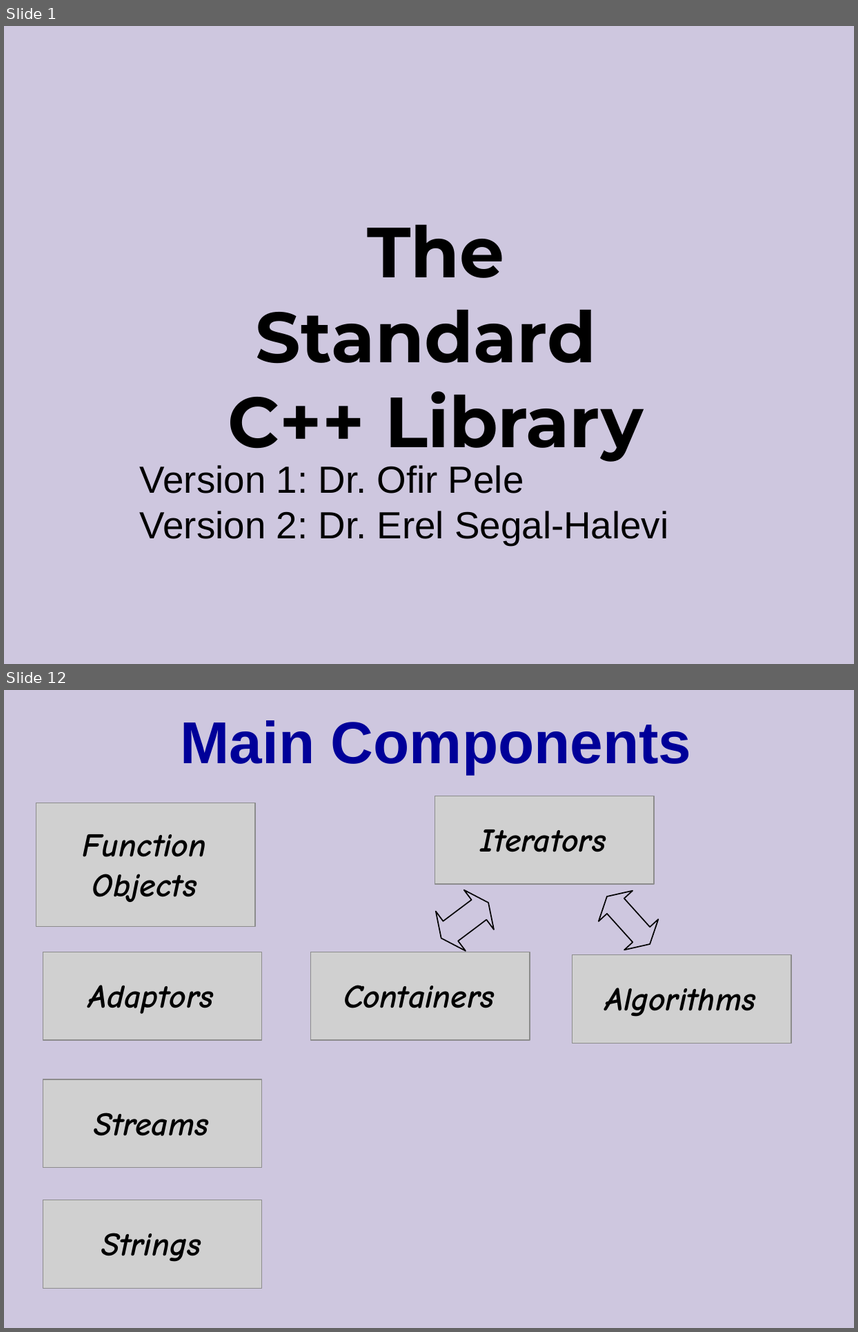
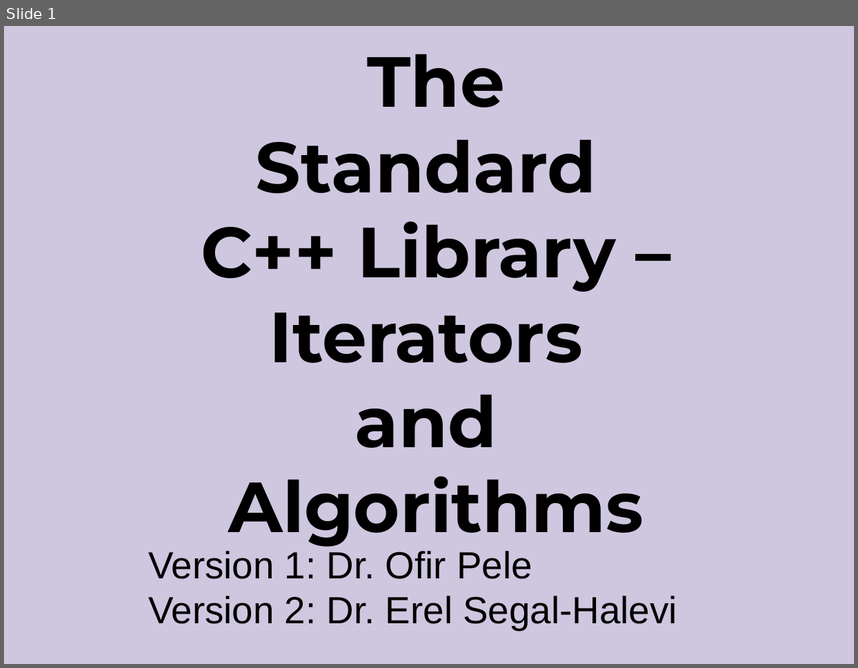
Before and after one commit to cpp-at-ariel/cpp-5778, a slide deck: week11-stl-algorithms/slides.odp. Shown one above the other, each under a label of ours: slides 1 and 12 before the commit, slide 1 after it; the slides between them are not shown. The pictures are 858x1332 and 858x668 pixels, drawn with LibreOffice and Linux fonts; fonts in the diff are those of the drawing; grey boxes stand for pictures. Boxes give left, top, right and bottom in pixels: in the first picture for what was removed or moved away, otherwise in the second. Text is boxed around its words. In the diff, an @@ line names an element or a change of style, - is before the commit and + after.

```diff
--- a/week11-stl-algorithms/slides.odp
+++ b/week11-stl-algorithms/slides.odp
@@ slide 12 removed at [4,690,854,1328], background #CEC7DF @@
@@ title removed at [180,720,692,773] @@
-Main Components
@@ picture removed at [36,803,254,926] @@
@@ picture removed at [435,796,654,884] @@
@@ free removed at [455,811,633,867] @@
-Iterators
@@ free removed at [59,822,229,905] @@
-Function
-Objects
@@ freeform shape removed at [436,890,494,951] @@
@@ freeform shape removed at [598,891,657,950] @@
@@ picture removed at [43,952,263,1041] @@
@@ picture removed at [311,952,530,1041] @@
@@ picture removed at [573,954,792,1043] @@
@@ free removed at [62,966,240,1023] @@
-Adaptors
@@ free removed at [330,966,509,1023] @@
-Containers
@@ free removed at [591,969,770,1026] @@
-Algorithms
@@ picture removed at [43,1079,263,1167] @@
@@ free removed at [62,1094,240,1151] @@
-Streams
@@ picture removed at [43,1199,263,1288] @@
@@ free removed at [62,1214,240,1272] @@
-Strings
@@ slide 1 changed as well @@
@@ free "The Standard C++ Library –": place and size @@
-free "The Standard C++ Library –" at [183,159,689,423]
+free "The Standard C++ Library –" at [183,74,689,508]
@@ text in free at [201,54,644,546]: text changed @@
-The Standard
-C++ Library
+The Standard
+C++ Library –
+Iterators
+and
+Algorithms
@@ text "Version 1: Dr. Ofir Pele": place and size @@
-text "Version 1: Dr. Ofir Pele" at [140,465,668,545]
+text "Version 1: Dr. Ofir Pele" at [148,550,677,630]
```
Also in this commit, not shown: 44 other slides removed, 15 other files.
